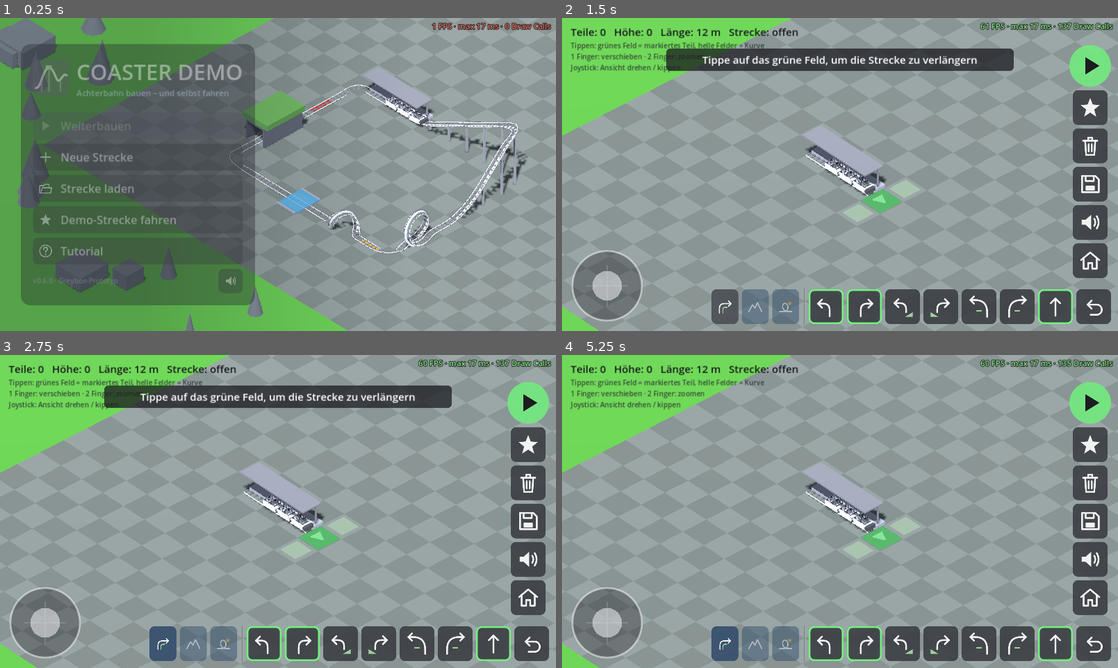
Above: before the commit, frames 1-4 (two rows, left to right).
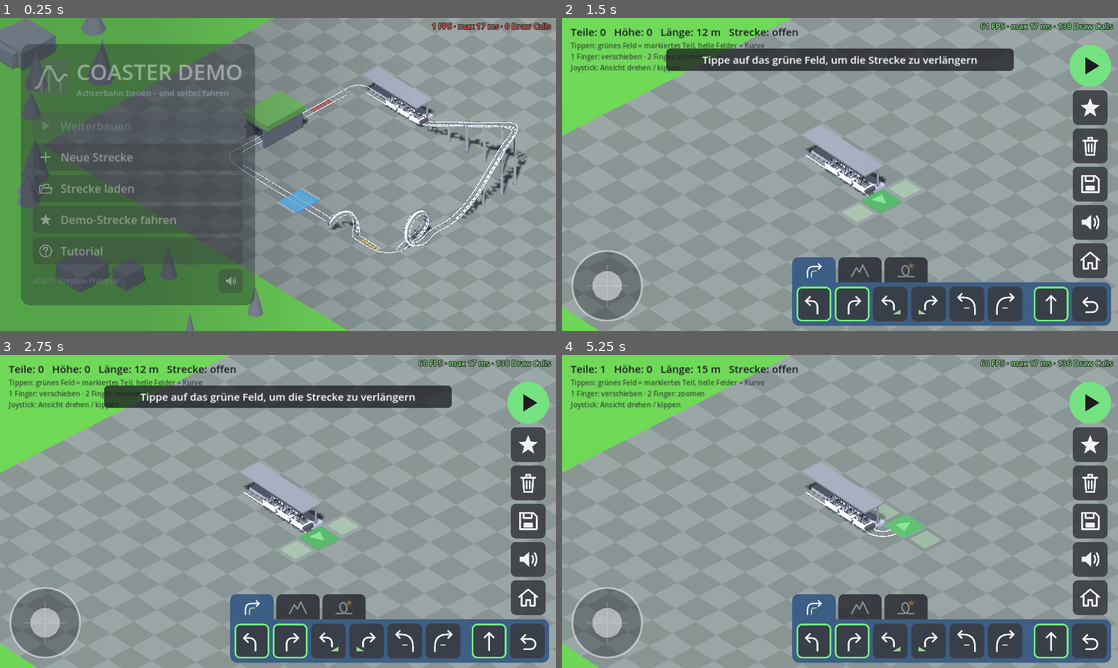
Above: after the commit, the same moments.

Repository: andreas40239/andreas40239
Game: Godot game, scene res://main.tscn
The game is run twice, just before and just after one commit, with the same random seed, the same clock (stepped at 60 frames per second) and the same inputs.
Inputs (mouse positions are in pixels of both pictures, inside the frame that each line leads up to):
- Up to frame 1 (0.25 s): no input
- Up to frame 2 (1.5 s): click "Neue Strecke" at 0.5 s; click (723, 305) at 1.27 s
- Up to frame 3 (2.75 s): click (250, 605) at 2.02 s
- Up to frame 4 (5.25 s): click (756, 642) at 2.77 s; click (801, 642) at 3.52 s; click (862, 605) at 4.27 s; click (890, 605) at 5.02 s

The runs differ from the first frame. In frame 1, less than 0.1% of the frame differs, in the area x 8-10%, y 83-85%; in frame 2, 8.0%; in frame 3, 8.0%; in frame 4, 9.1%, in the area x 6-99%, y 1-99%.

Commit message:
Coaster demo: build bar with folder tabs using symbols
- Category tabs now sit on top of the piece panel like folder tabs; the
  active tab shares the panel color and merges into it, inactive tabs are
  dark with dimmed symbols (no text, readable for young children)
- Tutorial step text updated; README mentions the home button again
- Version 0.6.1

Co-Authored-By: Claude Opus 5.5 <noreply@anthropic.com>
Claude-Session: https://claude.ai/code/session_01XNtRVRrZFRycWZGSr3mwAe

Diff:
--- a/coaster_demo/project.godot
+++ b/coaster_demo/project.godot
@@ -10,7 +10,7 @@
 run/main_scene="res://main.tscn"
 config/features=PackedStringArray("4.3", "GL Compatibility")
 config/icon="res://icon.svg"
-config/version="0.6.0"
+config/version="0.6.1"
 config/quit_on_go_back=false
 boot_splash/bg_color=Color(0.62, 0.8, 0.96, 1)
 boot_splash/show_image=false
--- a/coaster_demo/scripts/main.gd
+++ b/coaster_demo/scripts/main.gd
@@ -7,6 +7,8 @@
 const TAP_MAX_MS := 450
 const SKY_COLOR := Color(0.62, 0.8, 0.96)
 const GRASS_COLOR := Color(0.33, 0.62, 0.24)
+const TAB_COLOR := Color(0.22, 0.36, 0.52, 0.95)   # aktive Registerkarte + Leiste
+const TAB_OFF_COLOR := Color(0.16, 0.17, 0.2, 0.85)
 const FORWARD_TYPES := [P.STRAIGHT, P.UP, P.DOWN, P.STEEP_UP, P.STEEP_DOWN, P.LOOP, P.CORKSCREW,
 	P.BOOSTER, P.BRAKE, P.TUNNEL, P.SPLASH]
 const TURN_PAIRS := [[P.LEFT, P.RIGHT], [P.BANK_LEFT, P.BANK_RIGHT], [P.WIDE_LEFT, P.WIDE_RIGHT]]
@@ -49,7 +51,7 @@
 
 # UI
 var ui_root: Control
-var build_bar: HBoxContainer
+var build_bar: VBoxContainer
 var action_bar: VBoxContainer
 var ride_bar: HBoxContainer
 var piece_buttons := {}          # Piece -> Button (für die Auswahl-Markierung)
@@ -348,36 +350,47 @@
 	joystick.offset_top = -joystick.size.y - 16
 	joystick.offset_bottom = -16
 
-	build_bar = HBoxContainer.new()
-	build_bar.add_theme_constant_override("separation", 8)
+	# Bauleiste: Registerkarten (nur Symbole, auch für Kinder, die noch nicht lesen)
+	# hängen oben an einem Panel mit den Teilen der gewählten Kategorie.
+	build_bar = VBoxContainer.new()
+	build_bar.add_theme_constant_override("separation", 0)
 	build_bar.set_anchors_preset(Control.PRESET_BOTTOM_RIGHT)
 	build_bar.grow_horizontal = Control.GROW_DIRECTION_BEGIN
 	build_bar.grow_vertical = Control.GROW_DIRECTION_BEGIN
 	build_bar.offset_right = -16
-	build_bar.offset_bottom = -16
-	var tab_style := StyleBoxFlat.new()
-	tab_style.bg_color = Color(0.2, 0.3, 0.42, 0.9)
-	tab_style.set_corner_radius_all(12)
-	tab_style.set_content_margin_all(14)
+	build_bar.offset_bottom = -12
+	var tabs := HBoxContainer.new()
+	tabs.add_theme_constant_override("separation", 6)
+	build_bar.add_child(tabs)
+	var panel := PanelContainer.new()
+	var panel_style := StyleBoxFlat.new()
+	panel_style.bg_color = TAB_COLOR
+	panel_style.set_corner_radius_all(16)
+	panel_style.corner_radius_top_left = 0
+	panel_style.set_content_margin_all(10)
+	panel.add_theme_stylebox_override("panel", panel_style)
+	build_bar.add_child(panel)
+	var pieces := HBoxContainer.new()
+	pieces.add_theme_constant_override("separation", 8)
+	panel.add_child(pieces)
 	for ci in CATEGORIES.size():
-		var tab := _make_button(CATEGORIES[ci][0], CATEGORIES[ci][1], _select_category.bind(ci), 80.0)
-		tab.custom_minimum_size = Vector2(62, 80)
-		tab.add_theme_stylebox_override("normal", tab_style)
+		var tab := _make_button(CATEGORIES[ci][0], CATEGORIES[ci][1], _select_category.bind(ci))
+		tab.custom_minimum_size = Vector2(100, 58)
 		_category_tabs.append(tab)
-		build_bar.add_child(tab)
+		tabs.add_child(tab)
 		var row := HBoxContainer.new()
 		row.add_theme_constant_override("separation", 8)
+		row.size_flags_horizontal = Control.SIZE_EXPAND_FILL
 		for entry in CATEGORIES[ci][2]:
 			row.add_child(_piece_button(entry[0], entry[1]))
 		_category_rows.append(row)
+		pieces.add_child(row)
 	var sep := VSeparator.new()
-	sep.custom_minimum_size = Vector2(6, 0)
-	build_bar.add_child(sep)
-	for row in _category_rows:
-		build_bar.add_child(row)
-	build_bar.add_child(_piece_button("straight", P.STRAIGHT))
+	sep.custom_minimum_size = Vector2(10, 0)
+	pieces.add_child(sep)
+	pieces.add_child(_piece_button("straight", P.STRAIGHT))
 	undo_btn = _make_button("undo", "Zurück", _on_undo)
-	build_bar.add_child(undo_btn)
+	pieces.add_child(undo_btn)
 	ui_root.add_child(build_bar)
 
 	# Aktionen rechts: Fahren, Demo-Strecke, Neu
@@ -471,11 +484,32 @@
 	_category = ci
 	for i in _category_rows.size():
 		_category_rows[i].visible = i == ci
-		_category_tabs[i].modulate = Color(1, 1, 1) if i == ci else Color(1, 1, 1, 0.55)
+		_style_tab(_category_tabs[i], i == ci)
 	if with_sound:
 		sfx.play("click")
 	_refresh_selection()
 	category_changed.emit(ci)
+
+
+## Registerkarte: aktiv = gleiche Farbe wie die Leiste und nahtlos verbunden.
+func _style_tab(tab: Button, active: bool) -> void:
+	var st := StyleBoxFlat.new()
+	st.bg_color = TAB_COLOR if active else TAB_OFF_COLOR
+	st.corner_radius_top_left = 14
+	st.corner_radius_top_right = 14
+	st.content_margin_left = 12
+	st.content_margin_right = 12
+	st.content_margin_top = 8
+	st.content_margin_bottom = 6
+	if active:
+		st.expand_margin_bottom = 2.0   # überlappt die Leiste, keine sichtbare Naht
+	else:
+		st.set_border_width_all(0)
+	for state in ["normal", "hover", "pressed"]:
+		tab.add_theme_stylebox_override(state, st)
+	var icon_col := Color(1, 1, 1) if active else Color(1, 1, 1, 0.45)
+	for c in ["icon_normal_color", "icon_hover_color", "icon_pressed_color"]:
+		tab.add_theme_color_override(c, icon_col)
 
 
 func _refresh_selection() -> void:
@@ -646,8 +680,9 @@
 			"target": _side_rect, "wait": "piece_built", "accept": func(t): return not t in FORWARD_TYPES},
 		{"title": "Bauteile-Leiste", "text": "Unten findest du alle Teile. Ein Tipp auf ein Teil setzt es sofort. "
 			+ "Probier es aus!", "target": func(): return build_bar.get_global_rect(), "wait": "piece_built"},
-		{"title": "Kategorien", "text": "Die drei blauen Reiter wechseln zwischen Kurven, Höhe und Spezialteilen "
-			+ "(Looping, Korkenzieher, Booster, Bremse, Tunnel, Splash). Öffne die Kategorie „Höhe“.",
+		{"title": "Registerkarten", "text": "Die Karteikarten oben an der Leiste wechseln zwischen Kurven, "
+			+ "Berg-und-Tal-Teilen und Spezialteilen (Looping, Korkenzieher, Booster, Bremse, Tunnel, Splash). "
+			+ "Tippe auf die Karte mit dem Berg.",
 			"target": _tabs_rect, "wait": "category", "accept": func(ci): return ci == 1},
 		{"title": "Bergauf", "text": "Setze ein Hoch-Teil. Bergauf zieht ein Kettenlift den Zug nach oben – "
 			+ "Höhe bedeutet später Tempo!", "target": func(): return build_bar.get_global_rect(),
Binary file changed: coaster_demo/docs/bauen.png
Not shown, changed: coaster_demo/export_presets.cfg
Not shown, changed: coaster_demo/README.md
